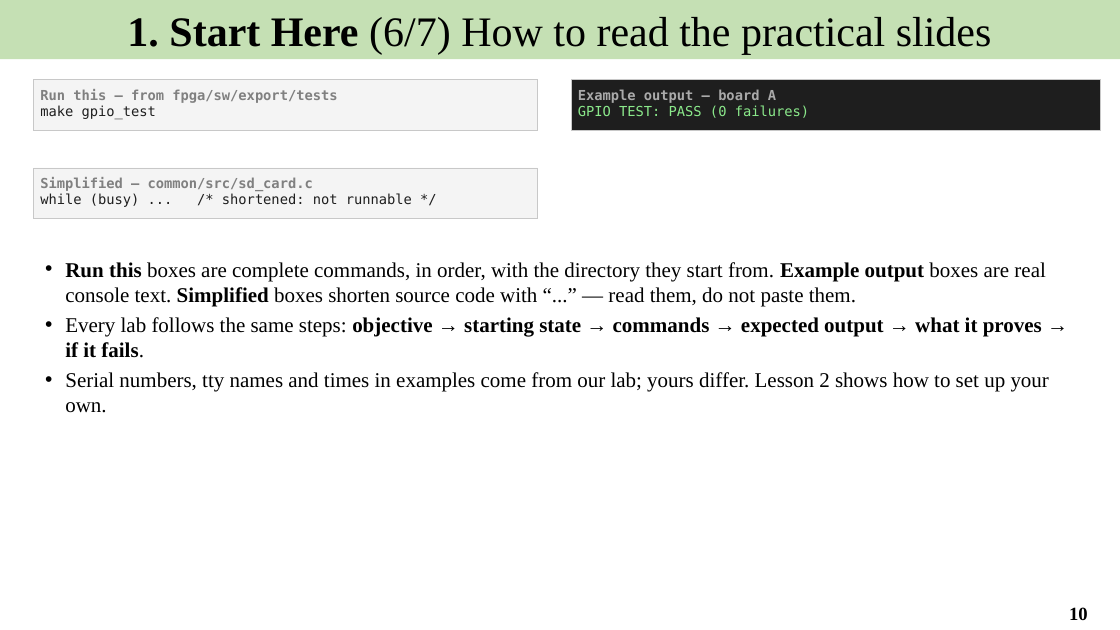
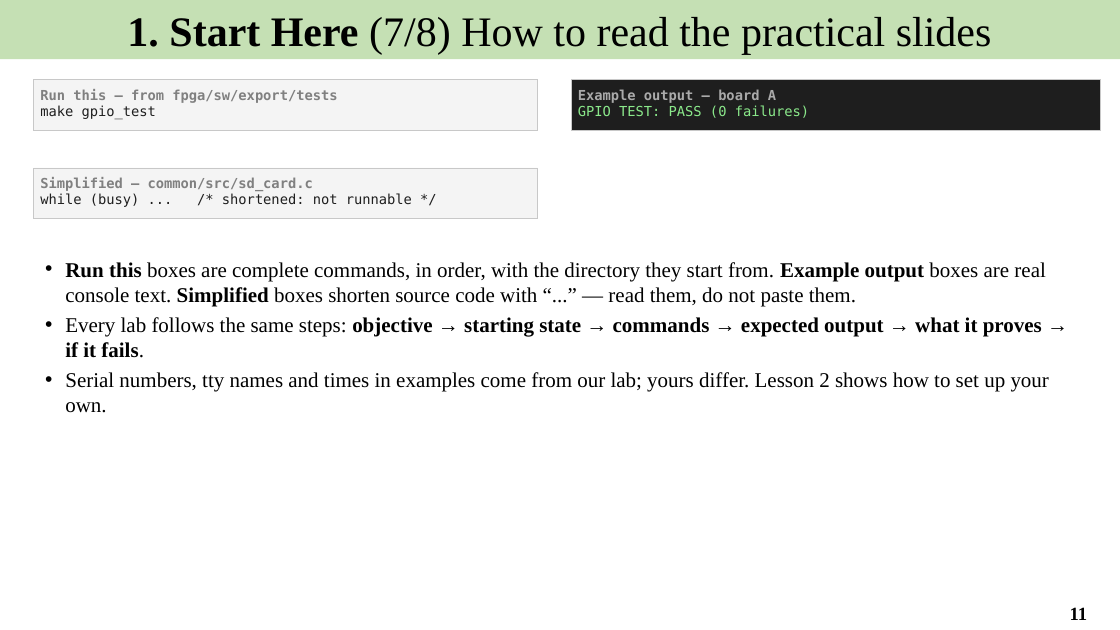
Before and after one commit to Khaiduy/chipyard-edhoc, a slide deck: slide 11 of fpga/sw/export/docs/slides/01_EDHOC_SoC_on_Arty_A7-100T.pptx (slide 10 before the commit). Drawn at 1120x630 pixels with LibreOffice and Linux fonts; fonts in the diff are those of the drawing. Boxes give left, top, right and bottom in pixels: in the first picture for what was removed or moved away, otherwise in the second. Text is boxed around its words. In the diff, an @@ line names an element or a change of style, - is before the commit and + after.

```diff
--- a/fpga/sw/export/docs/slides/01_EDHOC_SoC_on_Arty_A7-100T.pptx
+++ b/fpga/sw/export/docs/slides/01_EDHOC_SoC_on_Arty_A7-100T.pptx
@@ text in rectangle at (127, 17, 992, 54): text changed @@
-1. Start Here (6/7) How to read the practical slides
+1. Start Here (7/8) How to read the practical slides
@@ page number at (1070, 607, 1088, 620): text changed @@
-10
+11
```
Also in this commit, not shown: 7 other slides changed, 1 slide added, 17 other files.
